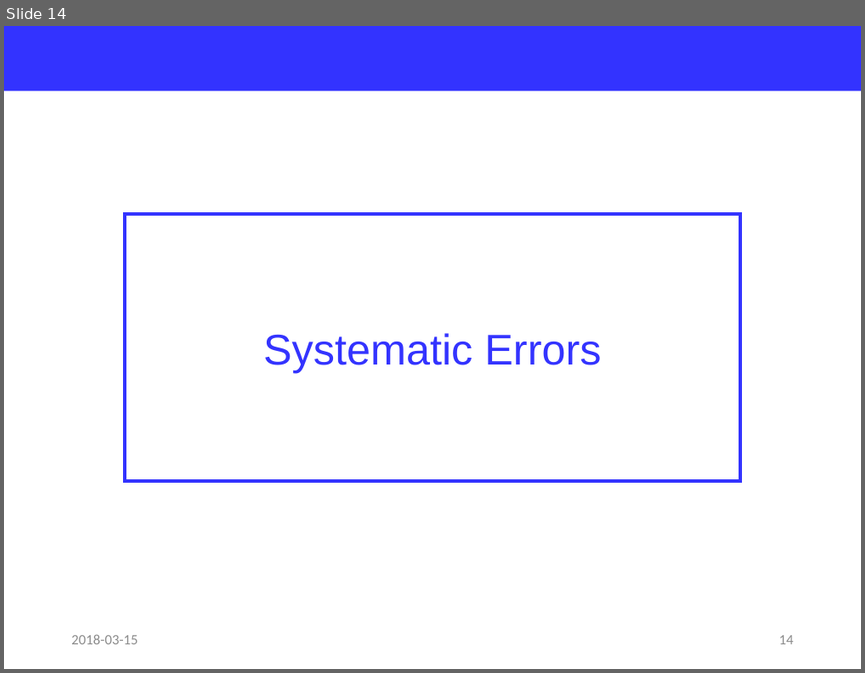
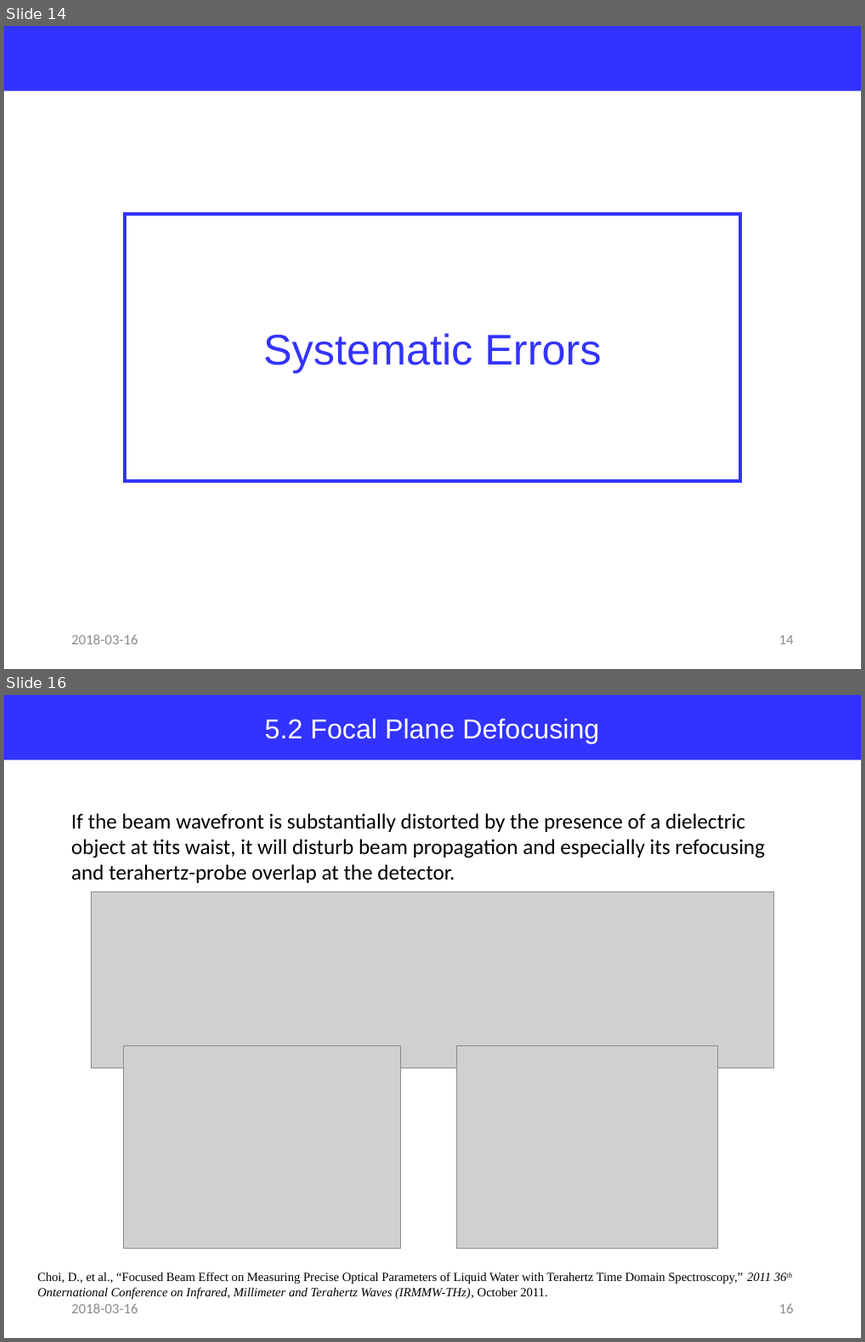
Before and after one commit to jglee96/NBTP_Lab, a slide deck: Terahertz Metrology/Ch3/Terahertz Metrology_Ch3.pptx. Shown one above the other, each under a label of ours: slide 14 before the commit, slides 14 and 16 after it; the slides between them are not shown. The pictures are 865x673 and 865x1342 pixels, drawn with LibreOffice and Linux fonts; fonts in the diff are those of the drawing; grey boxes stand for pictures. Boxes give left, top, right and bottom in pixels: in the first picture for what was removed or moved away, otherwise in the second. Text is boxed around its words. In the diff, an @@ line names an element or a change of style, - is before the commit and + after.

```diff
--- a/Terahertz Metrology/Ch3/Terahertz Metrology_Ch3.pptx
+++ b/Terahertz Metrology/Ch3/Terahertz Metrology_Ch3.pptx
@@ slide 16 added at (x1=4, y1=695, x2=861, y2=1338), background #FFFFFF @@
@@ rectangle added at (x1=4, y1=695, x2=861, y2=760), fill #3333FF, 23 pt, text #FFFFFF @@
+5.2 Focal Plane Defocusing
@@ text added at (x1=71, y1=813, x2=765, y2=883), 18 pt, text #000000 @@
+If the beam wavefront is substantially distorted by the presence of a dielectric object at tits waist, it will disturb beam propagation and especially its refocusing and terahertz-probe overlap at the detector.
@@ picture added at (x1=92, y1=892, x2=774, y2=1067) @@
@@ picture added at (x1=123, y1=1045, x2=400, y2=1247) @@
@@ picture added at (x1=456, y1=1045, x2=717, y2=1247) @@
@@ text added at (x1=37, y1=1271, x2=771, y2=1299), 10.5 pt, text #000000 @@
+Choi, D., et al., “Focused Beam Effect on Measuring Precise Optical Parameters of Liquid Water with Terahertz Time Domain Spectroscopy,” 2011 36th Onternational Conference on Infrared, Millimeter and Terahertz Waves (IRMMW-THz), October 2011.
@@ text added at (x1=71, y1=1303, x2=137, y2=1313), 12 pt, text #8C8C8C @@
+2018-03-16
@@ page number added at (x1=779, y1=1304, x2=794, y2=1313), 12 pt, text #8C8C8C @@
+16
@@ slide 14 changed as well @@
@@ text at (x1=71, y1=634, x2=137, y2=644): text changed @@
-2018-03-15
+2018-03-16
```
Also in this commit, not shown: 14 other slides changed, 4 other slides added, 1 slide removed, 5 other files.
